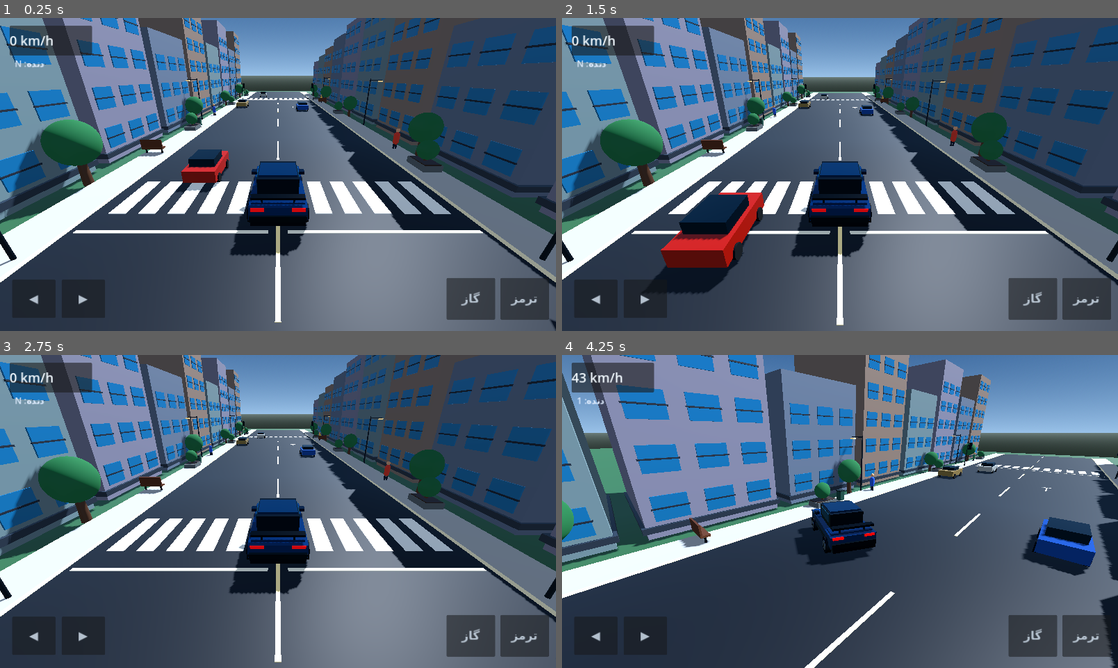
Above: before the commit, frames 1-4 (two rows, left to right).
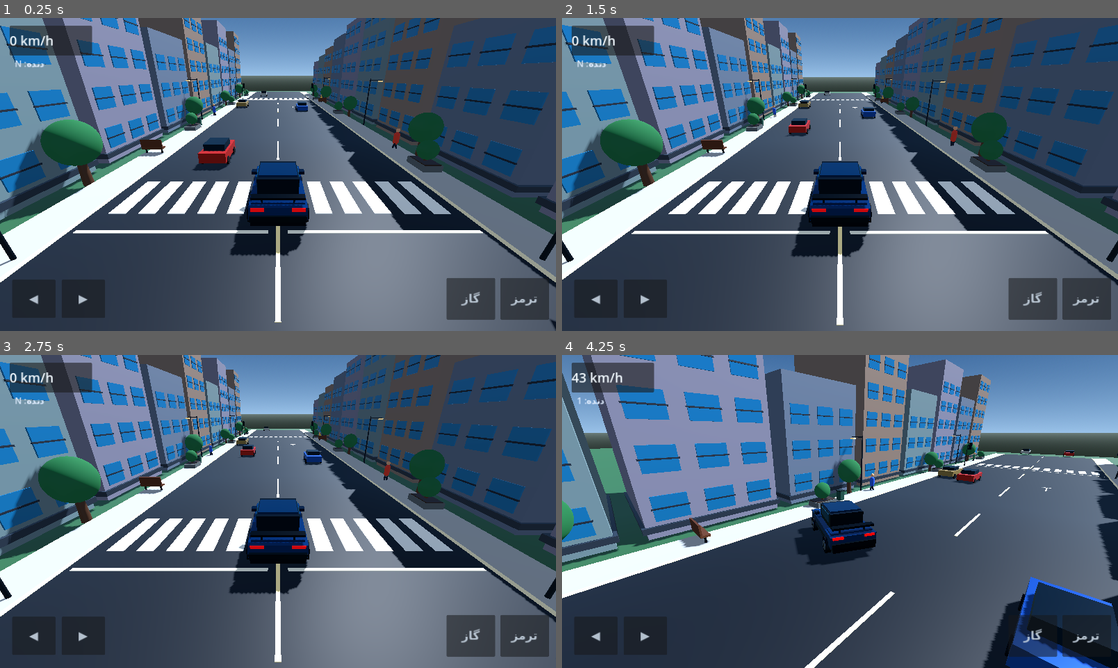
Above: after the commit, the same moments.

Repository: asefmnfdh/CHINOOCK-
Game: Godot game, scene res://Main.tscn
Same seed, same stepped clock (60 frames per second), same inputs: the game is played once before the commit and once after it.
Inputs:
- Up to frame 1 (0.25 s): no input
- Up to frame 2 (1.5 s): tap Enter at 0.5 s; hold D 0.53-1.28 s; hold S from 1.28 s (still down)
- Up to frame 3 (2.75 s): release S at 2.03 s; hold D from 2.03 s (still down)
- Up to frame 4 (4.25 s): release D at 2.78 s; hold W 2.78-3.53 s; hold A from 3.53 s (still down)

The runs differ from the first frame. In frame 1, 1.1% of the frame differs, in the area x 31-72%, y 23-56%; in frame 2, 4.2%; in frame 3, 0.3%; in frame 4, 7.1%, in the area x 55-100%, y 30-100%.

Commit message:
Improve traffic AI, pedestrian walk cycles, traffic signals and collision braking

Diff:
--- a/main.gd
+++ b/main.gd
@@ -12,6 +12,12 @@
 var heading := 0.0
 var traffic_vehicles: Array[Node3D] = []
 var pedestrians: Array[Node3D] = []
+var traffic_speeds: Array[float] = []
+var traffic_directions: Array[float] = []
+var pedestrian_legs: Array = []
+var signal_lamps: Array[MeshInstance3D] = []
+var signal_clock := 0.0
+var traffic_light_green := true
 
 const MAX_SPEED := 42.0
 const ACCEL := 20.0
@@ -164,6 +170,8 @@
 				vehicle.add_child(wheel)
 		add_child(vehicle)
 		traffic_vehicles.append(vehicle)
+		traffic_speeds.append(5.0 + float(i % 3) * 1.2)
+		traffic_directions.append(-1.0 if i % 2 == 0 else 1.0)
 
 	# Pedestrians walk along both sidewalks; they are visual NPCs in this prototype.
 	for i in range(12):
@@ -188,6 +196,7 @@
 		head.material_override = _material(Color(0.72, 0.52, 0.38), 0.0, 0.85)
 		head.position = Vector3(0, 1.67, 0)
 		person.add_child(head)
+		var person_legs: Array[MeshInstance3D] = []
 		for leg_x in [-0.10, 0.10]:
 			var leg := MeshInstance3D.new()
 			var leg_mesh := CapsuleMesh.new()
@@ -197,24 +206,52 @@
 			leg.material_override = _material(Color(0.08, 0.10, 0.15), 0.0, 0.9)
 			leg.position = Vector3(leg_x, 0.38, 0)
 			person.add_child(leg)
+			person_legs.append(leg)
 		add_child(person)
 		pedestrians.append(person)
+		pedestrian_legs.append(person_legs)
 
 func _process(delta: float) -> void:
+	# Opposing traffic flows in separate lanes and gently corrects its lane position.
 	for i in range(traffic_vehicles.size()):
 		var vehicle := traffic_vehicles[i]
-		vehicle.position.z -= (3.2 + float(i % 3) * 0.8) * delta
-		if vehicle.position.z < -125.0:
-			vehicle.position.z = 112.0 + float(i % 3) * 12.0
+		var direction: float = traffic_directions[i]
+		vehicle.position.z += direction * traffic_speeds[i] * delta
+		vehicle.position.x = (-4.4 if i % 2 == 0 else 4.4) + sin(Time.get_ticks_msec() * 0.0007 + float(i)) * 0.10
+		if direction < 0.0 and vehicle.position.z < -125.0:
+			vehicle.position.z = 125.0 + float(i % 3) * 8.0
+		elif direction > 0.0 and vehicle.position.z > 125.0:
+			vehicle.position.z = -125.0 - float(i % 3) * 8.0
+
+	# Pedestrian NPCs walk with alternating leg motion rather than sliding.
 	for i in range(pedestrians.size()):
 		var person := pedestrians[i]
 		var direction := 1.0 if i % 2 == 0 else -1.0
 		person.position.z += direction * 0.75 * delta
+		var gait := sin(Time.get_ticks_msec() * 0.008 + float(i) * 1.7)
+		var legs: Array = pedestrian_legs[i]
+		legs[0].rotation.x = gait * 0.48
+		legs[1].rotation.x = -gait * 0.48
 		person.rotation.y = 0.08 * sin(Time.get_ticks_msec() * 0.004 + float(i))
 		if person.position.z > 118.0:
 			person.position.z = -118.0
 		elif person.position.z < -118.0:
 			person.position.z = 118.0
+
+	# Simple timed traffic-light cycle: green and red lamps alternate.
+	signal_clock += delta
+	if signal_clock >= 8.0:
+		signal_clock = 0.0
+		traffic_light_green = not traffic_light_green
+	for lamp_index in range(signal_lamps.size()):
+		var color := Color(0.04, 0.72, 0.20) if traffic_light_green else Color(0.9, 0.035, 0.025)
+		if lamp_index % 3 == 0:
+			color = Color(0.9, 0.035, 0.025) if traffic_light_green else Color(0.04, 0.72, 0.20)
+		var lamp_material := _material(color, 0.0, 0.2)
+		lamp_material.emission_enabled = true
+		lamp_material.emission = color
+		lamp_material.emission_energy_multiplier = 0.55
+		signal_lamps[lamp_index].material_override = lamp_material
 
 func _build_traffic_signal(x: float, z: float, faces_right: bool) -> void:
 	var pole := MeshInstance3D.new()
@@ -236,6 +273,7 @@
 		lamp_mat.emission_energy_multiplier = 0.35
 		var lamp := _visual_box(self, "SignalLamp", Vector3(x + direction * 0.42, 3.9 - float(j) * 0.34, z + 0.19), Vector3(0.25, 0.23, 0.035), colors[j], 0.0, 0.2)
 		lamp.material_override = lamp_mat
+		signal_lamps.append(lamp)
 
 func _build_planter(x: float, z: float) -> void:
 	_visual_box(self, "StonePlanter", Vector3(x, 0.28, z), Vector3(1.25, 0.48, 2.0), Color(0.28, 0.31, 0.32), 0.0, 0.9)
@@ -491,6 +529,11 @@
 	else:
 		speed = move_toward(speed, 0.0, DRAG * delta)
 
+	# Automatic emergency braking when the player is about to hit a traffic car.
+	for vehicle in traffic_vehicles:
+		var relative := vehicle.global_position - car.global_position
+		if abs(relative.x) < 2.25 and abs(relative.z) < 4.7 and abs(speed) > 0.0:
+			speed = move_toward(speed, 0.0, BRAKE_POWER * delta * 1.8)
 	var steer := float(steer_right) - float(steer_left)
 	if abs(speed) > 0.2:
 		heading -= steer * TURN_RATE * delta * clamp(abs(speed) / 8.0, 0.25, 1.0)
